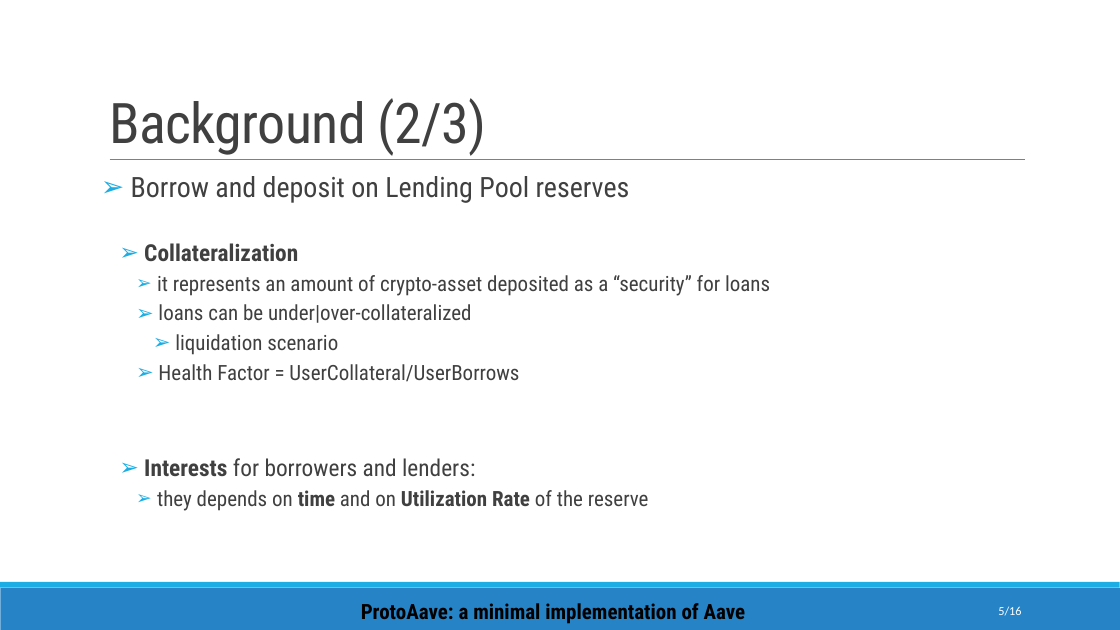
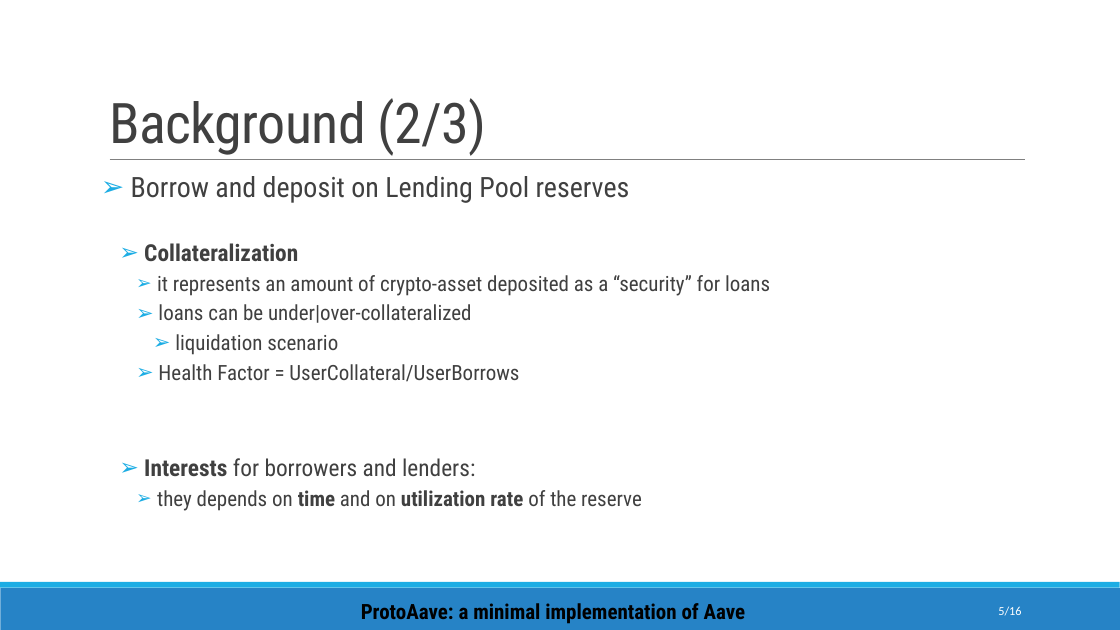
Before and after one commit to enricopiseddu/lendingPool, a slide deck: slide 5 of presentation.pptx. Drawn at 1120x630 pixels with LibreOffice and Linux fonts; fonts in the diff are those of the drawing. Boxes give left, top, right and bottom in pixels: in the first picture for what was removed or moved away, otherwise in the second. Text is boxed around its words. In the diff, an @@ line names an element or a change of style, - is before the commit and + after.

```diff
--- a/presentation.pptx
+++ b/presentation.pptx
@@ text at box(157, 490, 642, 511): text changed @@
-    ➢ they depends on time and on Utilization Rate of the reserve
+    ➢ they depends on time and on utilization rate of the reserve
```
Also in this commit, not shown: 5 other slides changed.
